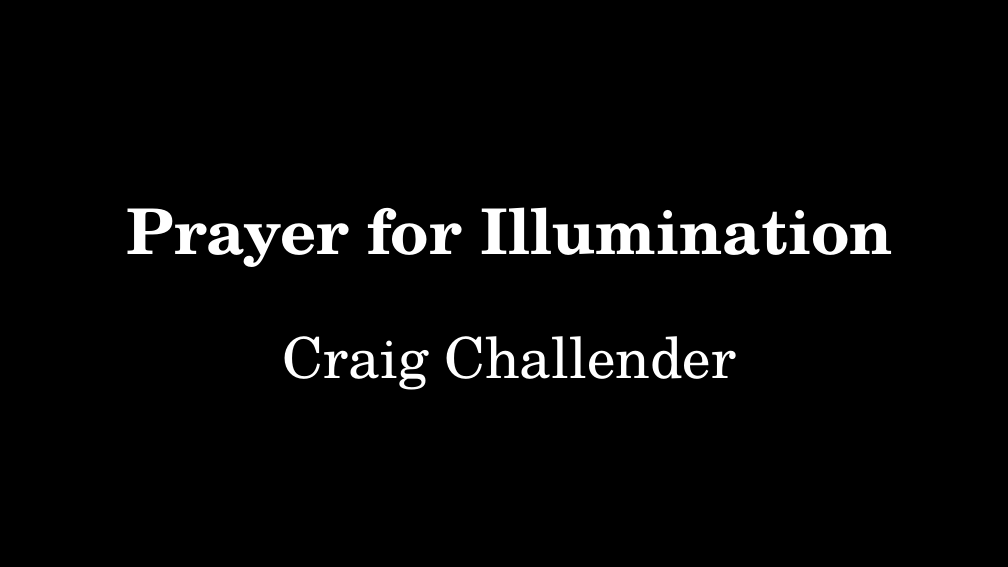
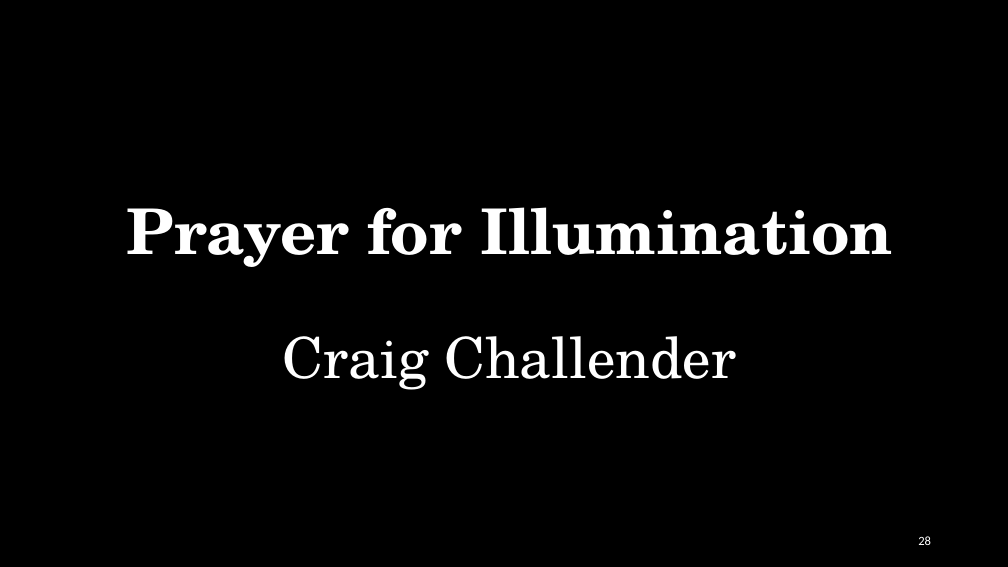
Before and after one commit to AustinoBlack/FUMC_ECOG, a slide deck: slide 28 of src/assets/test_slides.pptx. Drawn at 1008x567 pixels with LibreOffice and Linux fonts; fonts in the diff are those of the drawing. Boxes give left, top, right and bottom in pixels: in the first picture for what was removed or moved away, otherwise in the second. Text is boxed around its words. In the diff, an @@ line names an element or a change of style, - is before the commit and + after.

```diff
--- a/src/assets/test_slides.pptx
+++ b/src/assets/test_slides.pptx
@@ page number added at bbox=[918, 536, 931, 545], 12 pt, text #FFFFFF @@
+28
```
Also in this commit, not shown: 65 other slides changed, 41 slides removed, 5 other files.
